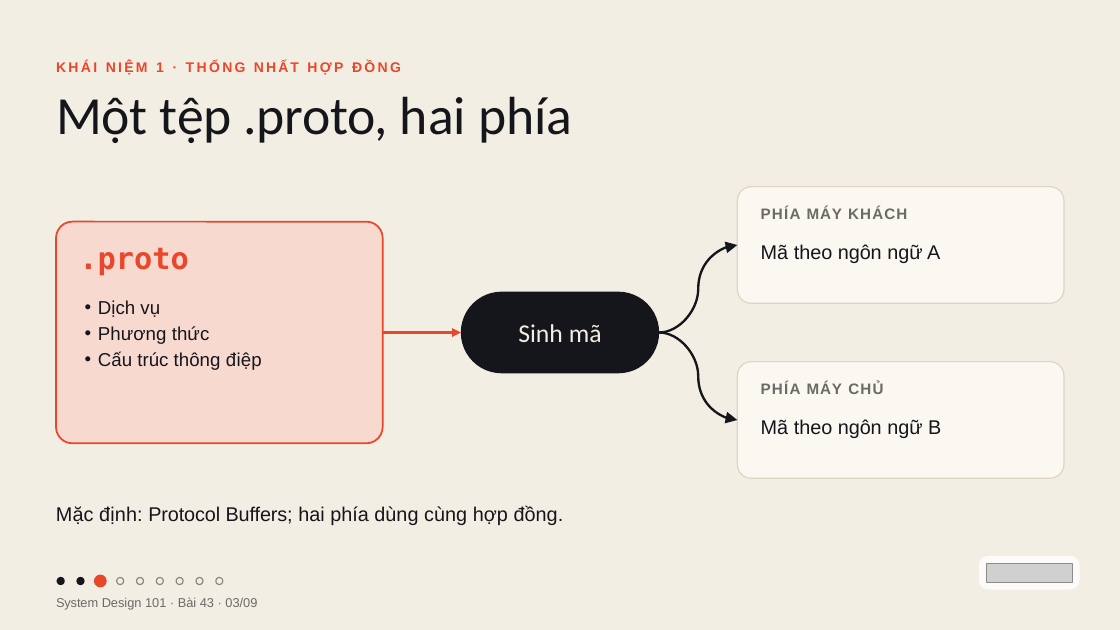
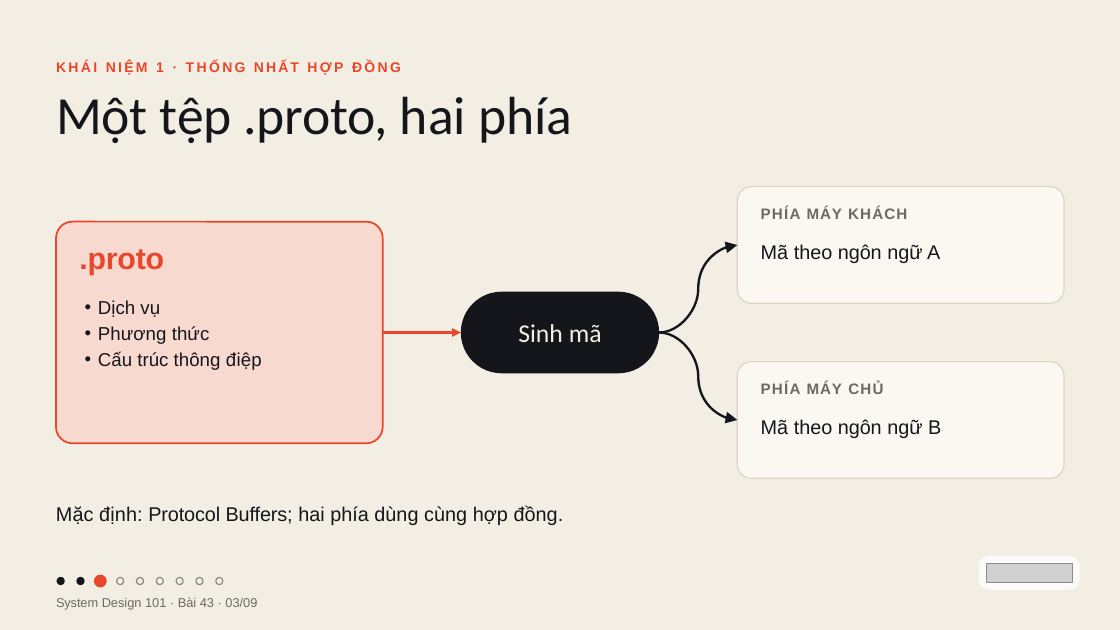
Before and after one commit to vohoailinh90/tool-marketing-studio, a slide deck: slide 3 of system-design-101/vi/lessons/sd-01-043/slides/sd-01-043.pptx. Drawn at 1120x630 pixels with LibreOffice and Linux fonts; fonts in the diff are those of the drawing; grey boxes stand for pictures. Boxes give left, top, right and bottom in pixels: in the first picture for what was removed or moved away, otherwise in the second. Text is boxed around its words. In the diff, an @@ line names an element or a change of style, - is before the commit and + after.

```diff
--- a/system-design-101/vi/lessons/sd-01-043/slides/sd-01-043.pptx
+++ b/system-design-101/vi/lessons/sd-01-043/slides/sd-01-043.pptx
@@ text ".proto" at (x1=79, y1=249, x2=164, y2=275): font DejaVu Sans Mono to Arial, letter spacing 0 to -0.3 pt @@
```
Also in this commit, not shown: 2 other slides changed, 1 other file.
